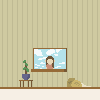
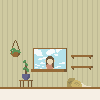
Layered file, before and after one edit (100x100). Changes by layer:
painted on "Pasted Layer" over [10, 40, 93, 70]
